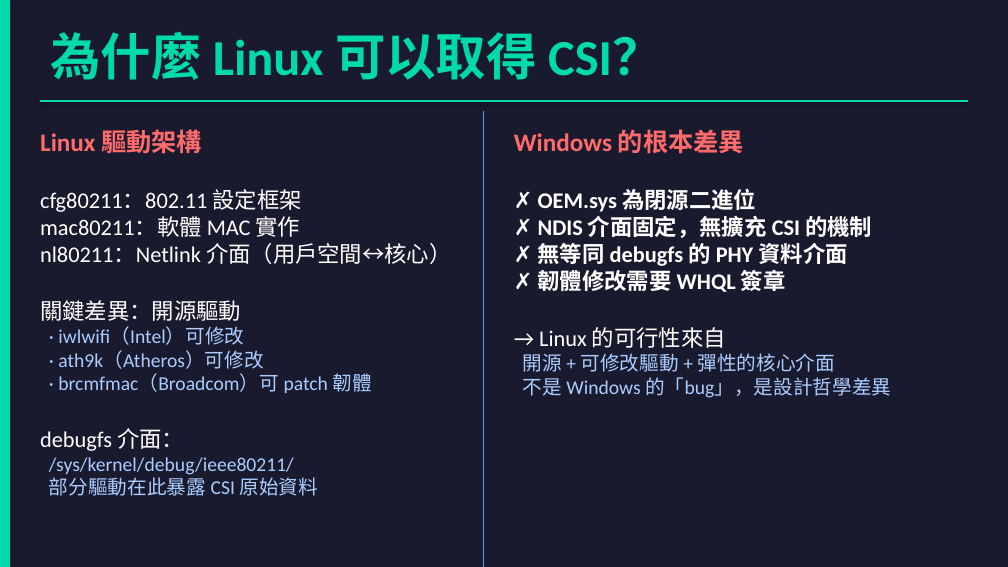
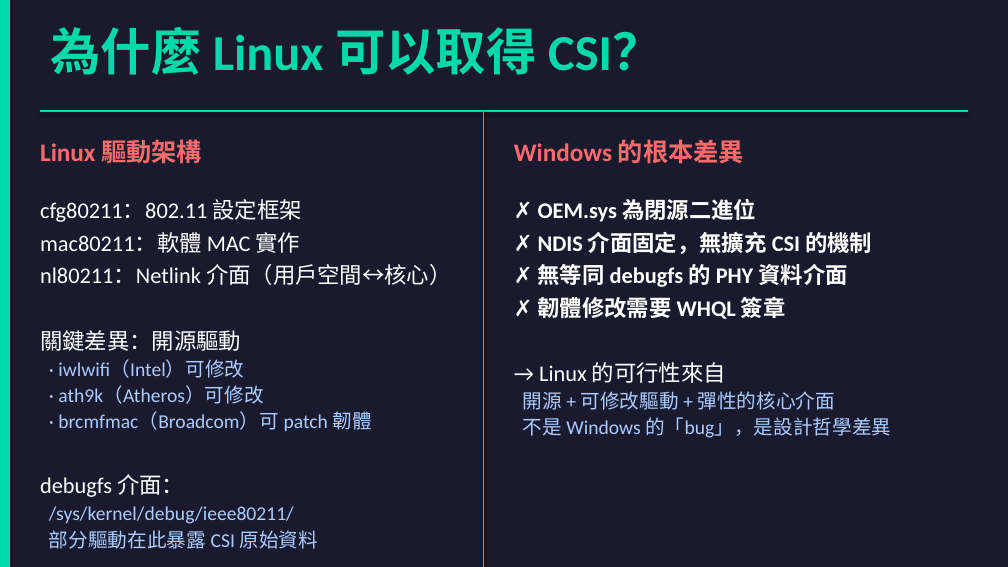
Before and after one commit to jacky92219-cell/network-ppt-project, a slide deck: slide 18 of output/network-card-csi.pptx. Drawn at 1008x567 pixels with LibreOffice and Linux fonts; fonts in the diff are those of the drawing. Boxes give left, top, right and bottom in pixels: in the first picture for what was removed or moved away, otherwise in the second. Text is boxed around its words. In the diff, an @@ line names an element or a change of style, - is before the commit and + after.

```diff
--- a/output/network-card-csi.pptx
+++ b/output/network-card-csi.pptx
@@ text "為什麼 Linux 可以取得 CSI？": place and size @@
-text "為什麼 Linux 可以取得 CSI？" at [50, 32, 662, 80]
+text "為什麼 Linux 可以取得 CSI？" at [50, 27, 662, 75]
@@ 2 texts, 1 line: place and size @@
-2 texts, 1 line at [40, 101, 968, 157]
+2 texts, 1 line at [40, 111, 968, 167]
@@ text "cfg80211：802.11 設定框架": place and size @@
-text "cfg80211：802.11 設定框架" at [40, 189, 452, 496]
+text "cfg80211：802.11 設定框架" at [40, 199, 452, 549]
@@ text "cfg80211：802.11 設定框架" at [40, 199, 452, 549]: more space between paragraphs @@
@@ text "✗ OEM.sys 為閉源二進位" at [523, 198, 891, 438]: more space between paragraphs @@
@@ text "✗ OEM.sys 為閉源二進位": place and size @@
-text "✗ OEM.sys 為閉源二進位" at [523, 188, 891, 398]
+text "✗ OEM.sys 為閉源二進位" at [523, 198, 891, 438]
```
Also in this commit, not shown: 28 other slides changed, 1 other file.
